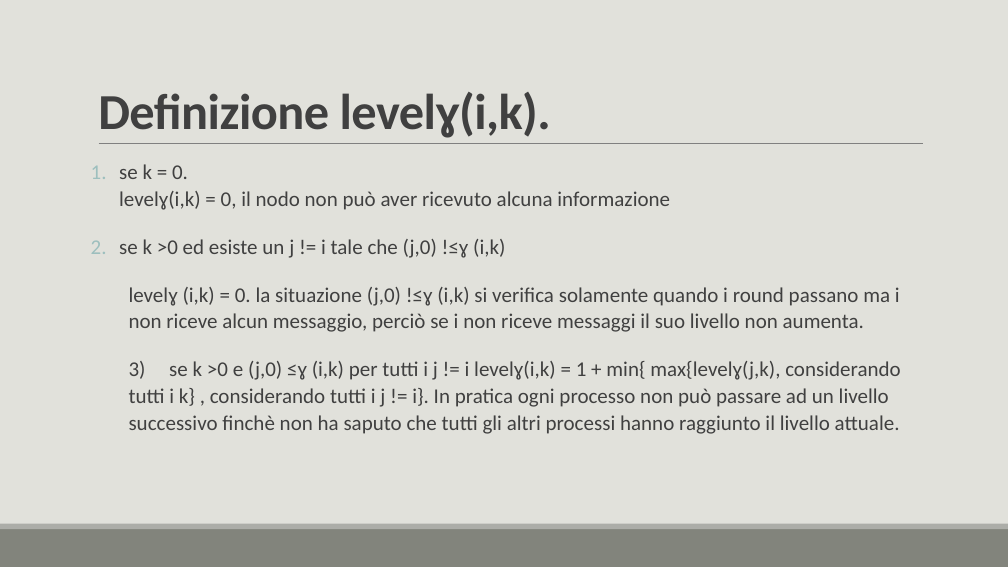
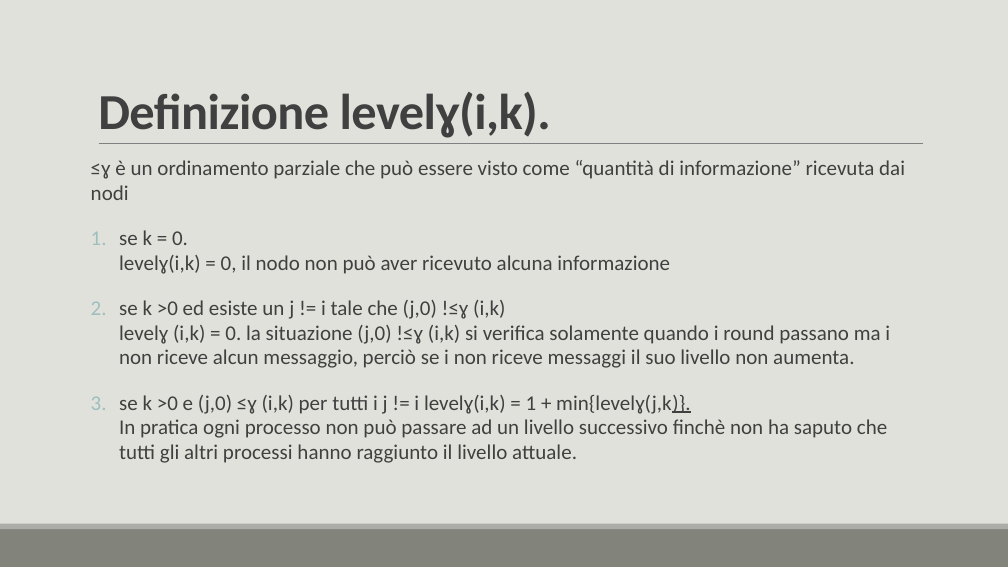
Before and after one commit to lory9894University/mcad, a slide deck: slide 27 of Prensentazione_V2.pptx. Drawn at 1008x567 pixels with LibreOffice and Linux fonts; fonts in the diff are those of the drawing. Boxes give left, top, right and bottom in pixels: in the first picture for what was removed or moved away, otherwise in the second. Text is boxed around its words. In the diff, an @@ line names an element or a change of style, - is before the commit and + after.

```diff
--- a/Prensentazione_V2.pptx
+++ b/Prensentazione_V2.pptx
@@ text at bbox=[91, 160, 905, 200]: paragraph added @@
+≤ɣ è un ordinamento parziale che può essere visto come “quantità di informazione” ricevuta dai nodi
@@ text at bbox=[119, 230, 670, 274]: line spacing 1.07 to 0.97 @@
@@ text at bbox=[119, 300, 890, 463]: text changed @@
-2. se k >0 ed esiste un j != i tale che (j,0) !≤ɣ (i,k)
-  levelɣ (i,k) = 0. la situazione (j,0) !≤ɣ (i,k) si verifica solamente quando i round passano ma i non riceve alcun messaggio, perciò se i non riceve messaggi il suo livello non aumenta.
-  3) se k >0 e (j,0) ≤ɣ (i,k) per tutti i j != i levelɣ(i,k) = 1 + min{ max{levelɣ(j,k), considerando tutti i k} , considerando tutti i j != i}. In pratica ogni processo non può passare ad un livello successivo finchè non ha saputo che tutti gli altri processi hanno raggiunto il livello attuale.
+2. se k >0 ed esiste un j != i tale che (j,0) !≤ɣ (i,k)
+   levelɣ (i,k) = 0. la situazione (j,0) !≤ɣ (i,k) si verifica solamente quando i round passano ma i non riceve alcun messaggio, perciò se i non riceve messaggi il suo livello non aumenta.
+3. se k >0 e (j,0) ≤ɣ (i,k) per tutti i j != i levelɣ(i,k) = 1 + min{levelɣ(j,k)}.
+   In pratica ogni processo non può passare ad un livello successivo finchè non ha saputo che tutti gli altri processi hanno raggiunto il livello attuale.
```
Also in this commit, not shown: 8 other slides changed, 1 slide removed, 1 other file.
